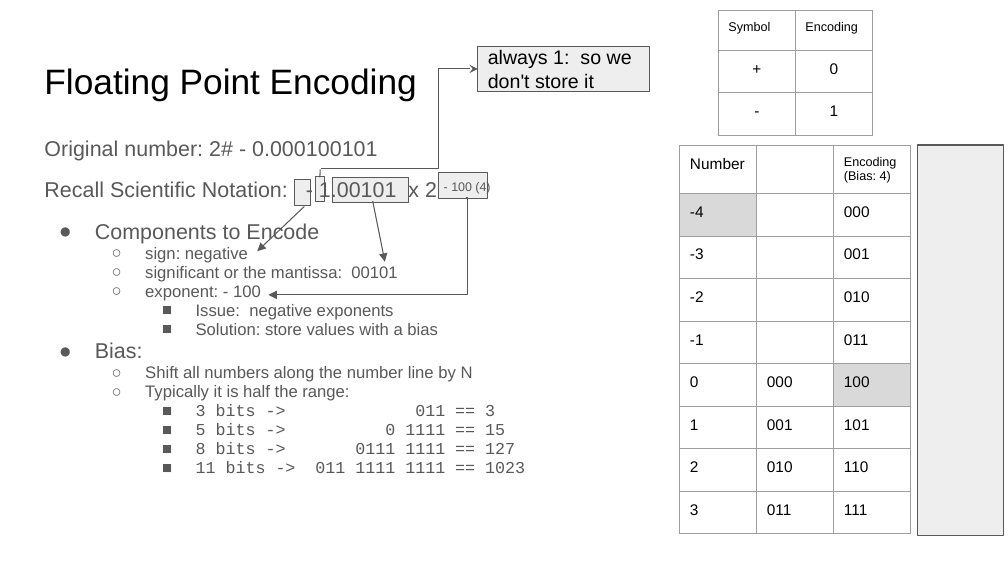
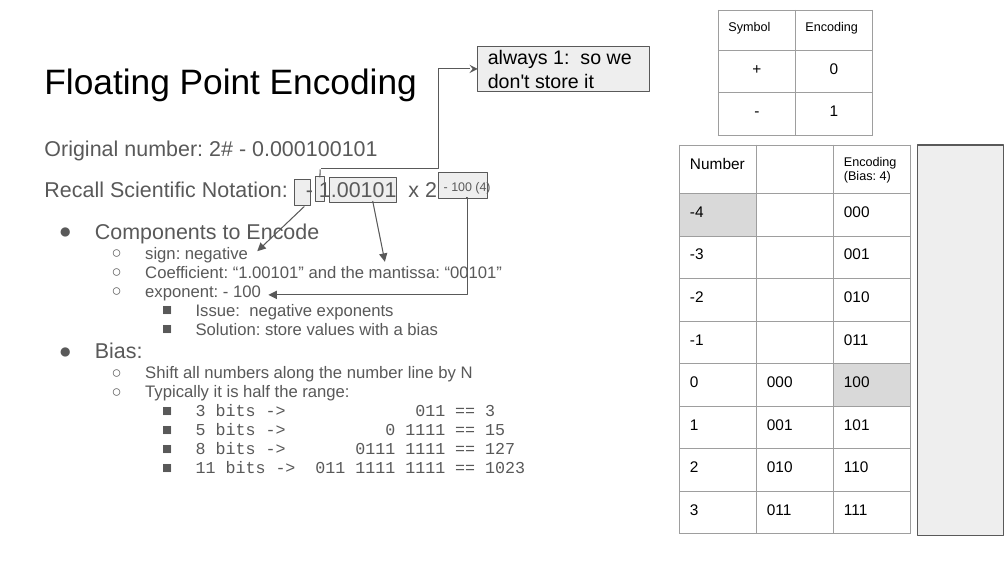
Before and after one commit to COMP122/comp122-s23, a slide deck: slide 3 of format-encodings/documents/ARCHIVE/floating-point-encoding.pptx. Drawn at 1008x567 pixels with LibreOffice and Linux fonts; fonts in the diff are those of the drawing. Boxes give left, top, right and bottom in pixels: in the first picture for what was removed or moved away, otherwise in the second. Text is boxed around its words. In the diff, an @@ line names an element or a change of style, - is before the commit and + after.

```diff
--- a/format-encodings/documents/ARCHIVE/floating-point-encoding.pptx
+++ b/format-encodings/documents/ARCHIVE/floating-point-encoding.pptx
@@ rectangle: place and size @@
-rectangle at <box>332,178,408,203</box>
+rectangle at <box>330,178,396,203</box>
@@ text at <box>145,264,502,282</box>: text changed @@
-  ○ significant or the mantissa: 00101
+  ○ Coefficient: “1.00101” and the mantissa: “00101”
```
Also in this commit, not shown: 3 other slides changed, 1 slide removed, 8 other files.
